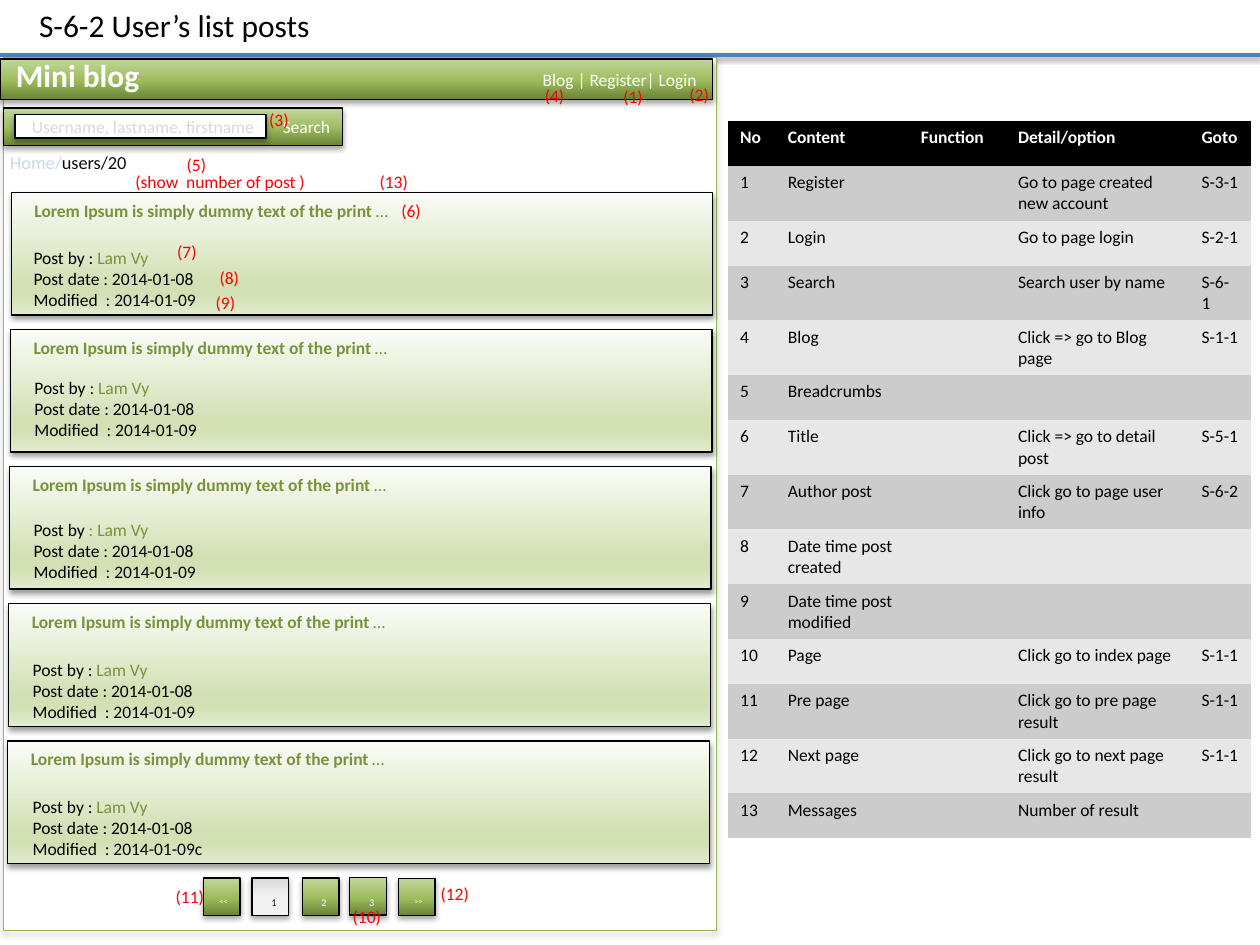
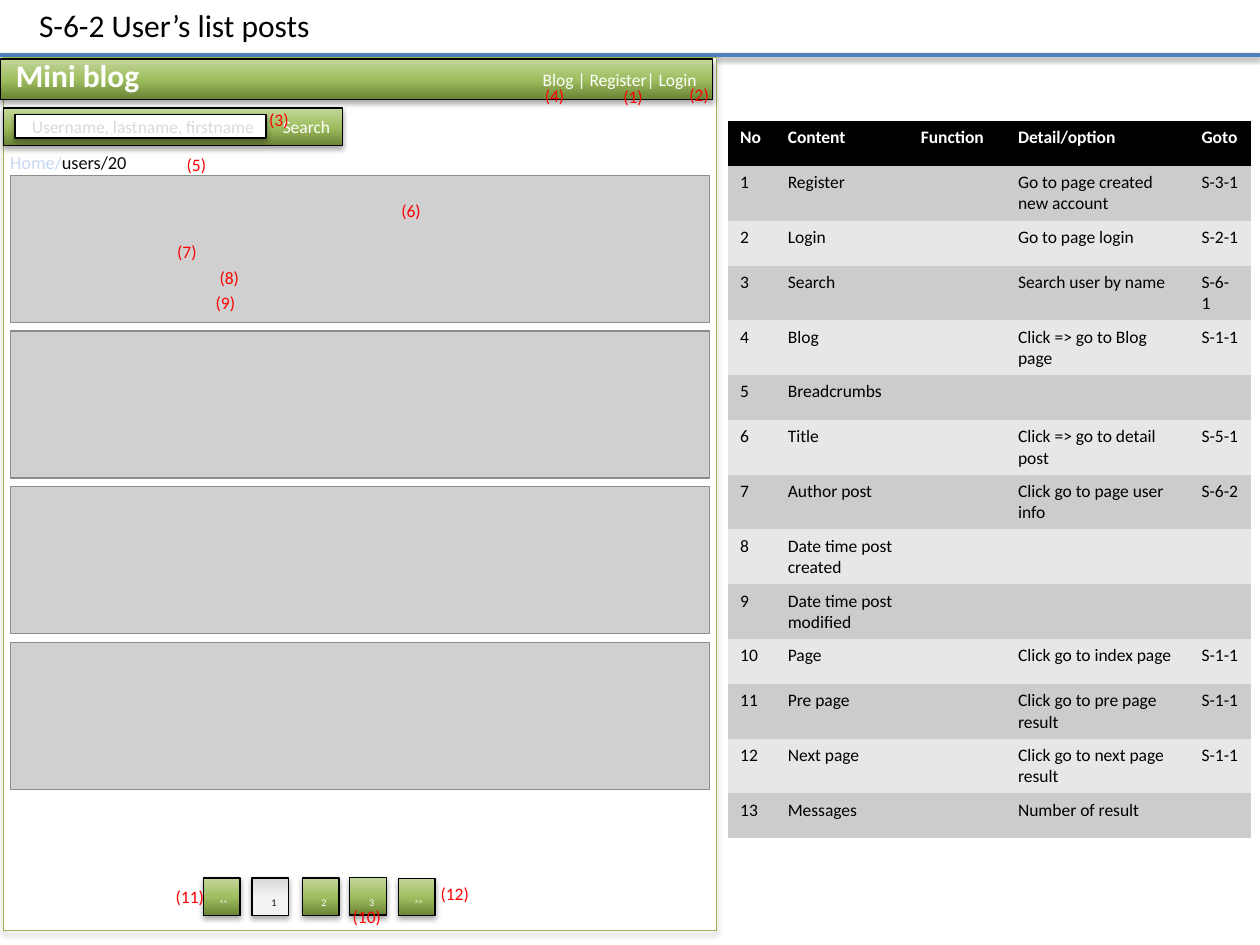
Before and after one commit to Mulodo-PHP-Training/miniblog-lam.vy, a slide deck: slide 11 of doc/frontend/wireframe/TRN-MiniBlog_WireframeDesign_LAMVY.pptx. Drawn at 1260x945 pixels with LibreOffice and Linux fonts; fonts in the diff are those of the drawing; grey boxes stand for pictures. Boxes give left, top, right and bottom in pixels: in the first picture for what was removed or moved away, otherwise in the second. Text is boxed around its words. In the diff, an @@ line names an element or a change of style, - is before the commit and + after.

```diff
--- a/doc/frontend/wireframe/TRN-MiniBlog_WireframeDesign_LAMVY.pptx
+++ b/doc/frontend/wireframe/TRN-MiniBlog_WireframeDesign_LAMVY.pptx
@@ picture added at box(10, 175, 709, 323) @@
@@ rectangle removed at box(11, 193, 713, 315) @@
@@ text removed at box(34, 205, 372, 220) @@
-Lorem Ipsum is simply dummy text of the print …
@@ text removed at box(34, 252, 195, 306) @@
-Post by : Lam Vy
-Post date : 2014-01-08
-Modified : 2014-01-09
@@ rectangle removed at box(10, 330, 712, 452) @@
@@ picture added at box(10, 331, 709, 479) @@
@@ text removed at box(34, 342, 371, 357) @@
-Lorem Ipsum is simply dummy text of the print …
@@ text removed at box(34, 382, 196, 436) @@
-Post by : Lam Vy
-Post date : 2014-01-08
-Modified : 2014-01-09
@@ rectangle removed at box(9, 466, 711, 588) @@
@@ text removed at box(33, 479, 370, 494) @@
-Lorem Ipsum is simply dummy text of the print …
@@ picture added at box(10, 486, 709, 634) @@
@@ text removed at box(34, 524, 195, 578) @@
-Post by : Lam Vy
-Post date : 2014-01-08
-Modified : 2014-01-09
@@ rectangle removed at box(9, 604, 711, 726) @@
@@ text removed at box(32, 616, 369, 631) @@
-Lorem Ipsum is simply dummy text of the print …
@@ picture added at box(10, 643, 709, 790) @@
@@ text removed at box(33, 664, 194, 718) @@
-Post by : Lam Vy
-Post date : 2014-01-08
-Modified : 2014-01-09
@@ rectangle removed at box(8, 741, 709, 863) @@
@@ text removed at box(31, 753, 368, 768) @@
-Lorem Ipsum is simply dummy text of the print …
@@ text removed at box(33, 801, 202, 855) @@
-Post by : Lam Vy
-Post date : 2014-01-08
-Modified : 2014-01-09c
```
Also in this commit, not shown: 16 other slides changed.
